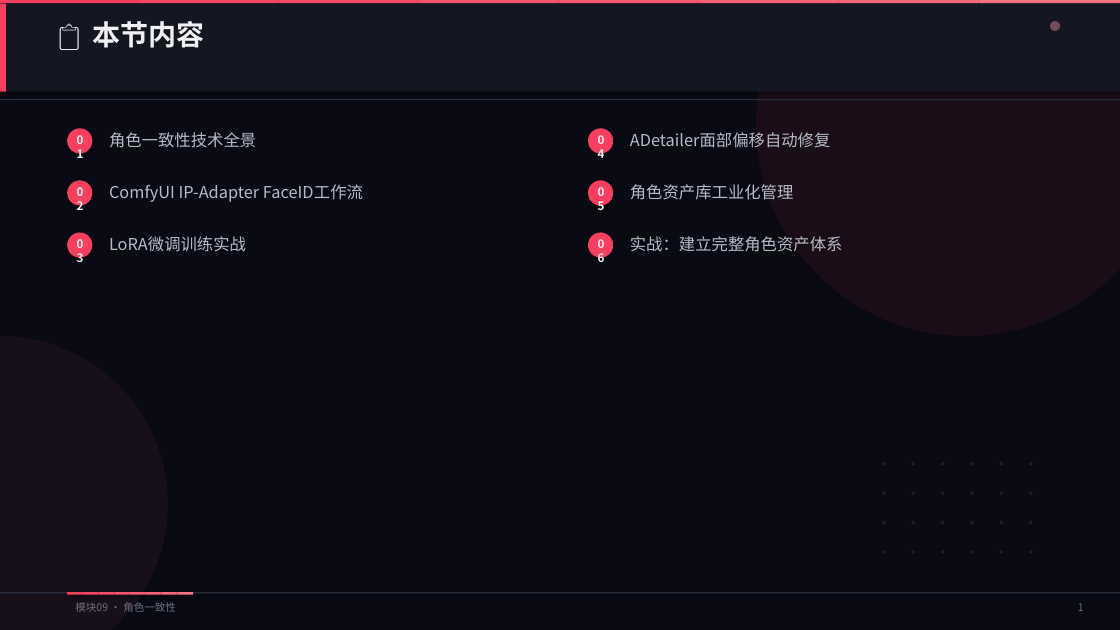
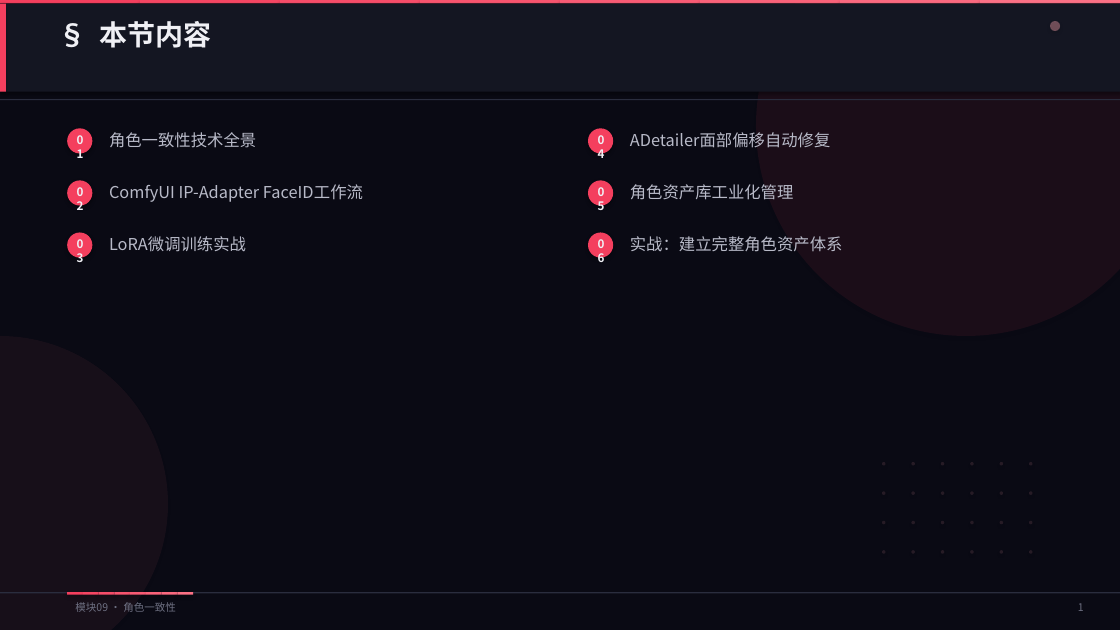
Before and after one commit to lichangjiang932-ship-it/ai-video-class, a slide deck: slide 2 of AI漫剧制作课程/PPT课件/模块09-角色一致性.pptx. Drawn at 1120x630 pixels with LibreOffice and Linux fonts; fonts in the diff are those of the drawing. Boxes give left, top, right and bottom in pixels: in the first picture for what was removed or moved away, otherwise in the second. Text is boxed around its words. In the diff, an @@ line names an element or a change of style, - is before the commit and + after.

```diff
--- a/AI漫剧制作课程/PPT课件/模块09-角色一致性.pptx
+++ b/AI漫剧制作课程/PPT课件/模块09-角色一致性.pptx
@@ text at (x1=99, y1=21, x2=211, y2=48): text changed @@
-📋 本节内容
+§ 本节内容
```
Also in this commit, not shown: 3 other slides changed, 28 other files.
